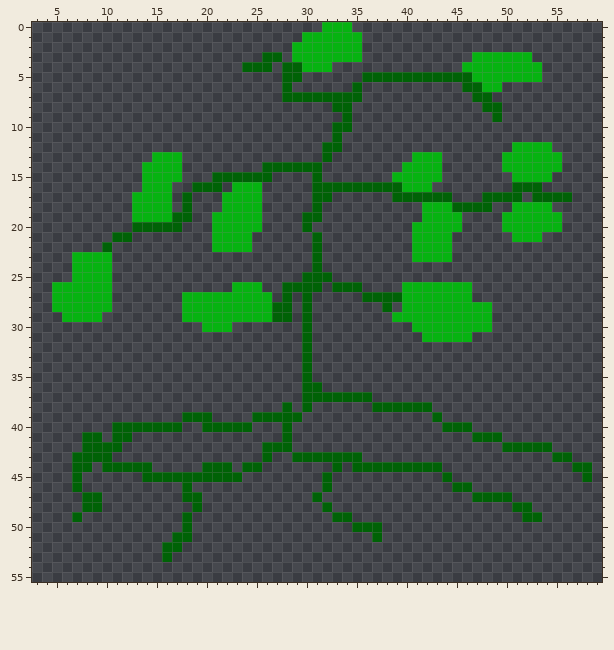
Two states of a sprite sheet, assets/images/planted_1.png. The picture above was drawn from the file before the commit.
The file is 80x60 pixels. Shown: x 3..59, y 0..55.
Once edited:
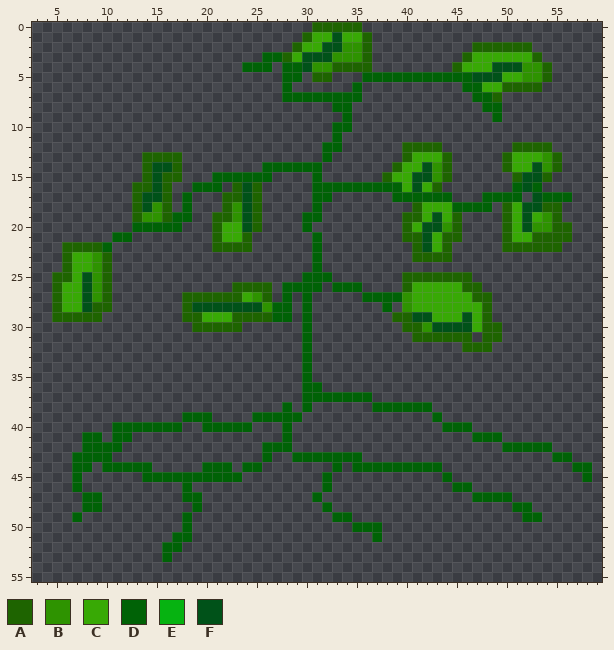
Palette (. is transparent): A #1e6400  B #2e9300  C #38a905  D #006206  E #06b311  F #005219
What changed:
Changed rows in their new state; - is an unchanged pixel.
first column x 28:
 0 ---AAAAA-------------------
 1 --ACCFCCA------------------
 2 -ACCFFBBA----------AAAAAA--
 3 ACFFFBBBA---------ACCCCCCA-
 4 --FBBAAAA--------ACCCFFFBBA
 5 ---AA--------------FFFCCBBA
 6 --------------------CCAAAA-
 7 ---------------------A-----
first column x 5:
12 -----------------------------------AAAA-------AAAA--
13 ---------AAAA----------------------ACCCA-----ACCCBA-
14 ---------AFFA---------------------ACCFBA-----ACCFBA-
15 ---------AFAA--------------------ACCFFBA------AFFA--
16 --------AAFA------AFA--------------CFCA--------F----
17 --------AFFA-----AAFA---------------------------F---
18 --------AFBA-----ABFA---------------ACCC-----ACFFAA-
19 --------ABBA----AABFA--------------AACFCA----ACFCBA-
20 ----------------ACCFA--------------ACFFBA----ACFBBAA
21 ----------------ACCA---------------AAFCAA----ACCAAAA
22 -AAAA-----------AAAA----------------AFCA-----AAAAAA-
23 -ACCBA------------------------------AAAA------------
24 -ACCBA----------------------------------------------
25 AACFBA-----------------------------AAAAAAA----------
26 ACCFBA------------AAAA-------------ACCCCCAA---------
27 ACCFBA-------AAAAAACBA-------------BCCCCCCAA--------
28 ACCFAA-------AFFFFFFFB-------------BCCCCCCCA--------
29 AAAAA--------AACCCAAAA------------AAFFCCCFCA--------
30 --------------AAAAA----------------AABFFFFCAA-------
31 ------------------------------------AAAAAA-AA-------
32 -----------------------------------------AAA--------
